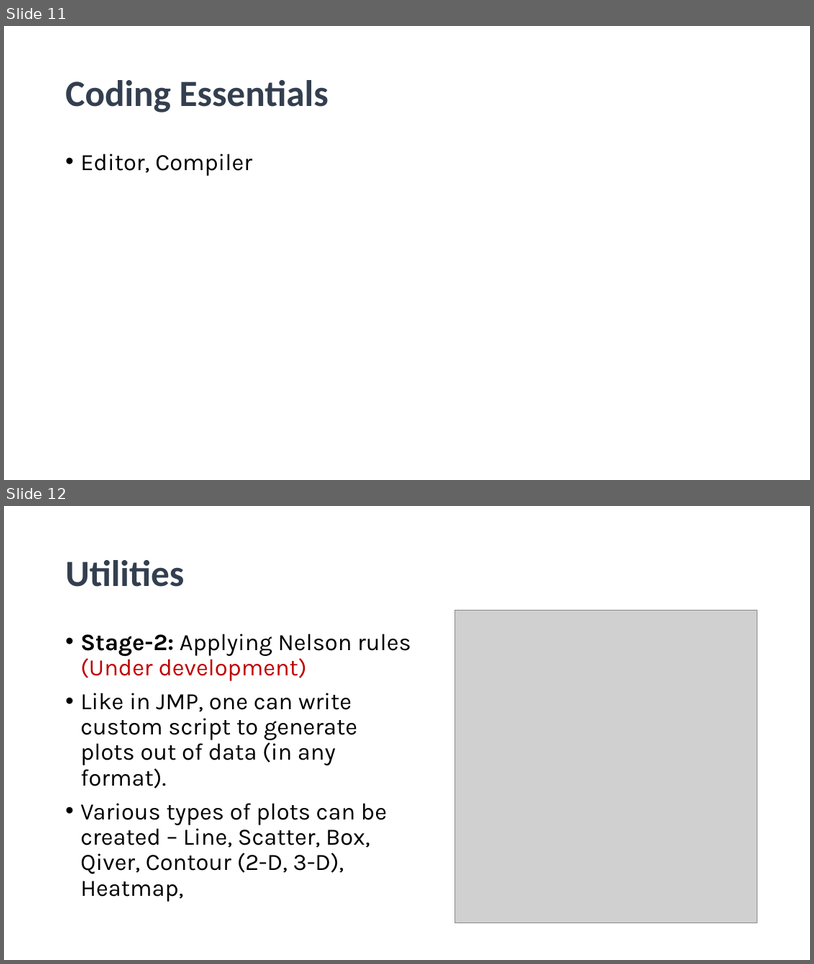
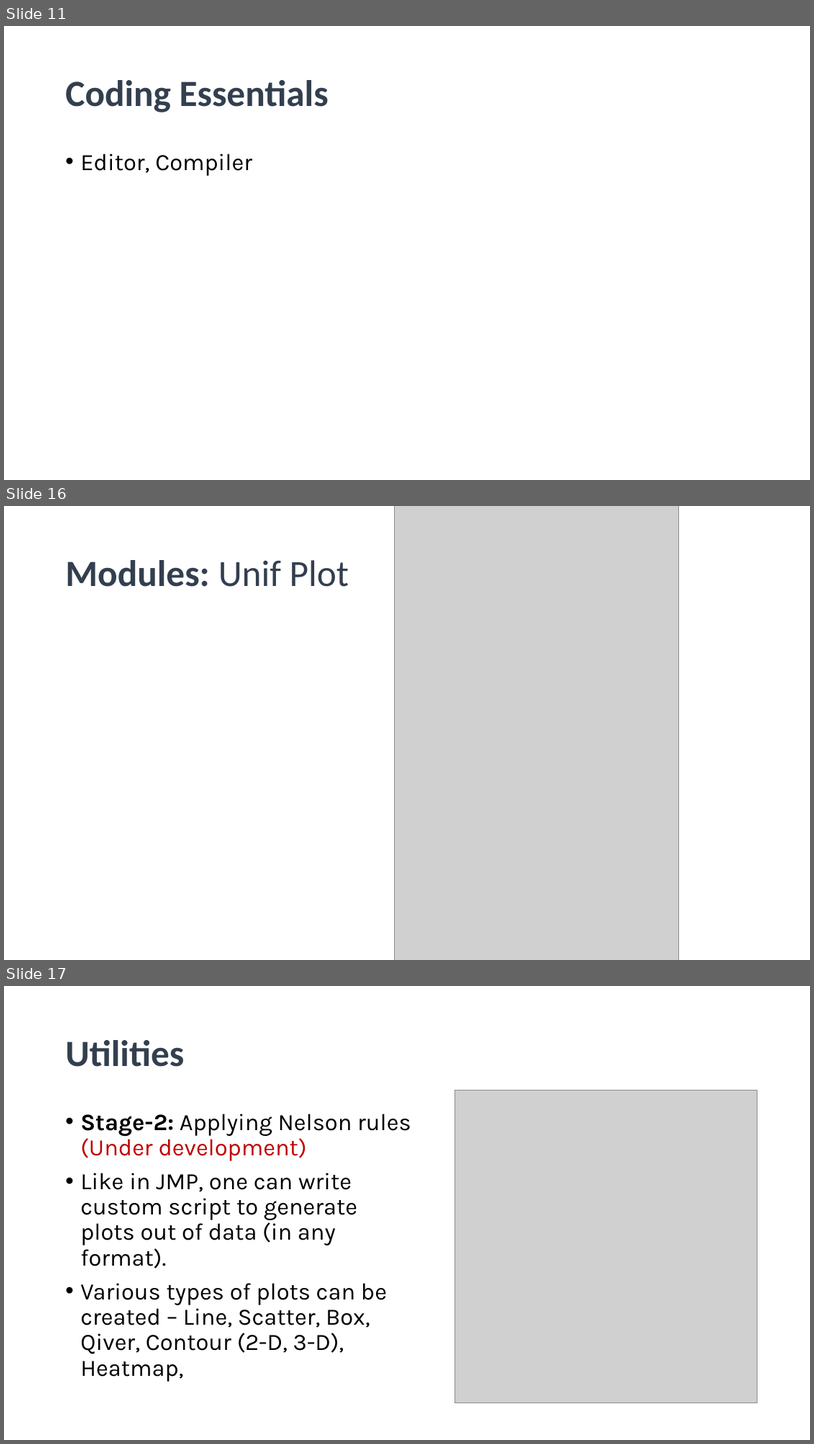
Before and after one commit to abhi3700/AutoPlot, a slide deck: sessions/1/AutoPlot_session_1.pptx. Shown one above the other, each under a label of ours: slides 11 and 12 before the commit, slides 11, 16 and 17 after it; the slides between them are not shown. The pictures are 814x964 and 814x1444 pixels, drawn with LibreOffice and Linux fonts; fonts in the diff are those of the drawing; grey boxes stand for pictures; background and template pictures are left out. Boxes give left, top, right and bottom in pixels: in the first picture for what was removed or moved away, otherwise in the second. Text is boxed around its words. In the diff, an @@ line names an element or a change of style, - is before the commit and + after.

Commit message:
snippet images added for PPT

```diff
--- a/sessions/1/AutoPlot_session_1.pptx
+++ b/sessions/1/AutoPlot_session_1.pptx
@@ slide 16 added at (x1=4, y1=506, x2=810, y2=960), background picture (left out) @@
@@ picture added at (x1=394, y1=506, x2=679, y2=960) @@
@@ title added at (x1=65, y1=560, x2=349, y2=587), 44 pt, text #333F50, bold @@
+Modules: Unif Plot
@@ what was slide 12 is now slide 17 @@
```
Also in this commit, not shown: 5 slides changed, 4 other slides added, 7 other files.
